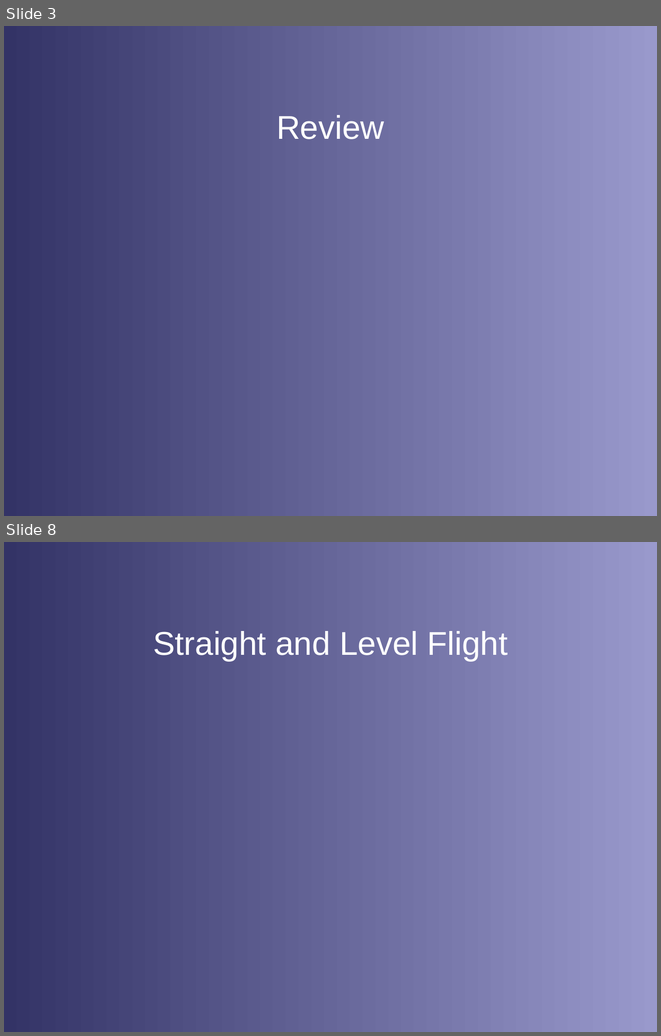
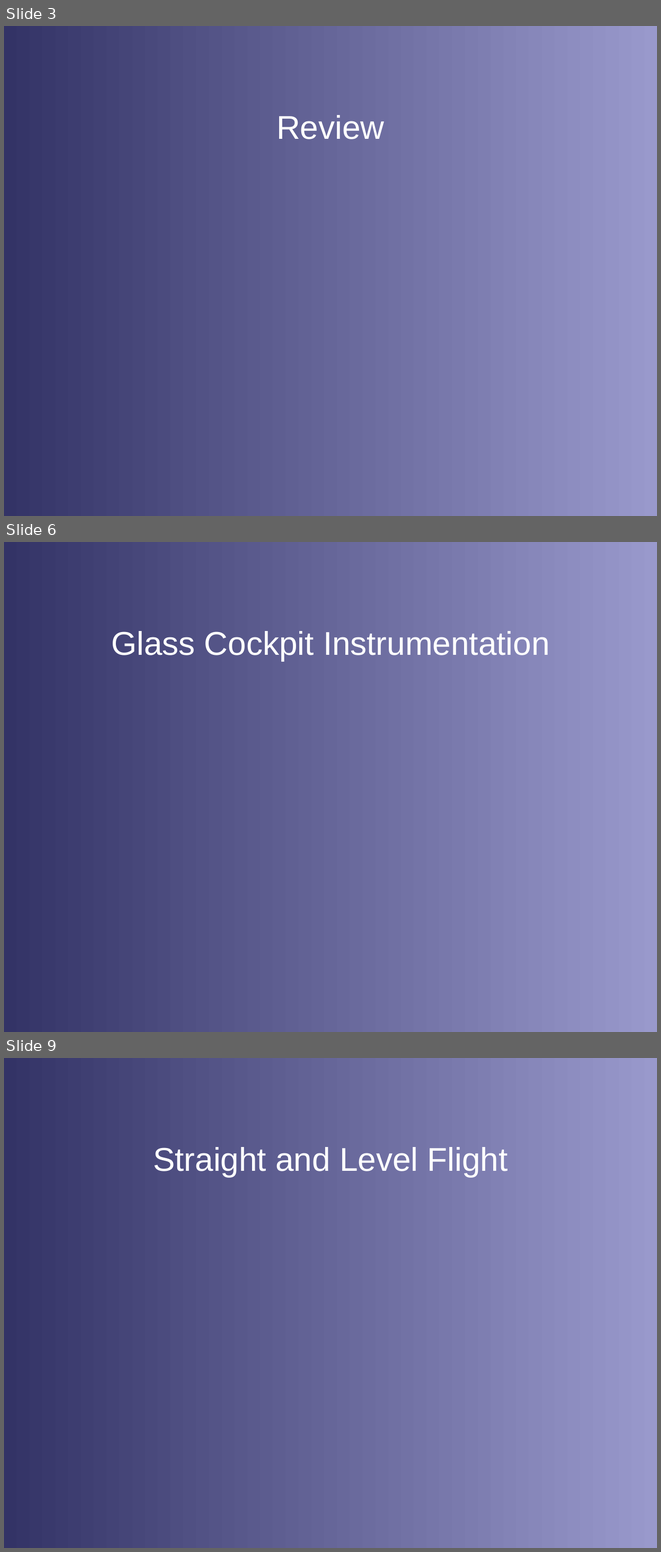
Before and after one commit to stephanheinemann/flight, a slide deck: FI/Instruments/Instruments.odp. Shown one above the other, each under a label of ours: slides 3 and 8 before the commit, slides 3, 6 and 9 after it; the slides between them are not shown. The pictures are 661x1036 and 661x1552 pixels, drawn with LibreOffice and Linux fonts; fonts in the diff are those of the drawing; background and template pictures are left out. Boxes give left, top, right and bottom in pixels: in the first picture for what was removed or moved away, otherwise in the second. Text is boxed around its words. In the diff, an @@ line names an element or a change of style, - is before the commit and + after.

```diff
--- a/FI/Instruments/Instruments.odp
+++ b/FI/Instruments/Instruments.odp
@@ slide 6 added at (4,542,657,1032), background gradient #333366 to #9999CC @@
@@ title added at (111,631,550,661), 40 pt, text #FFFFFF @@
+Glass Cockpit Instrumentation
@@ what was slide 8 is now slide 9 @@
```
Also in this commit, not shown: 3 slides changed, 1 other slide added, 1 slide removed, 11 other files.
